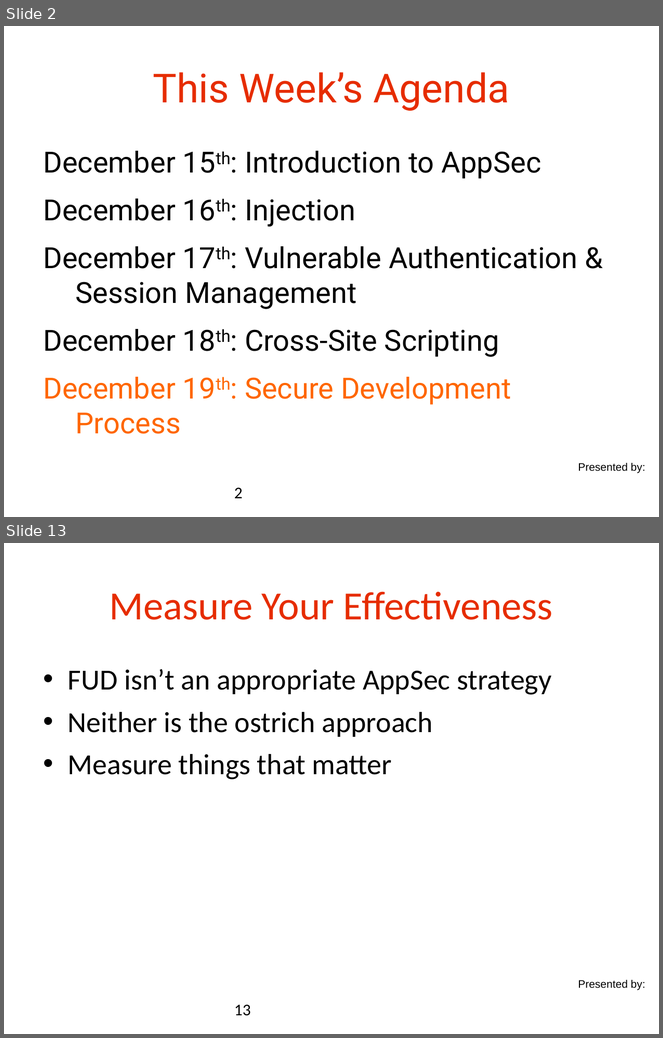
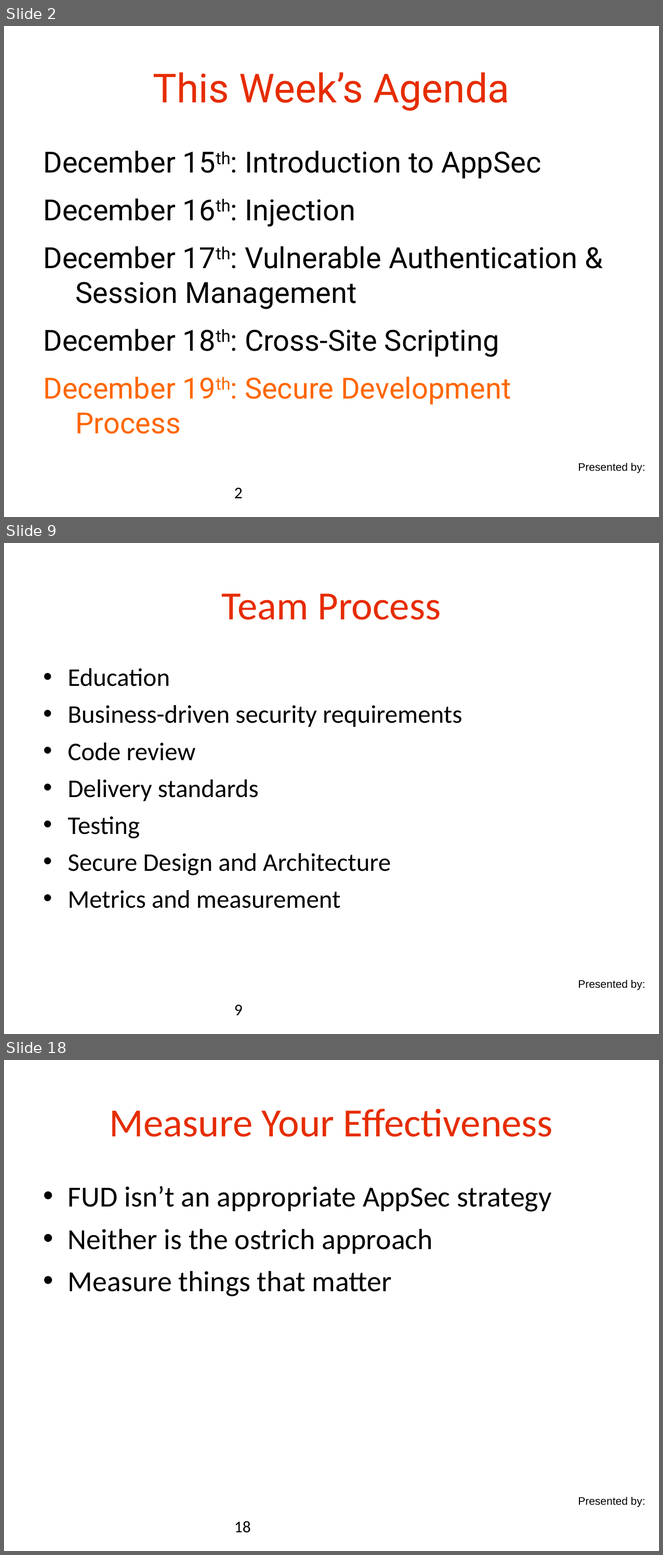
Before and after one commit to danielsomerfield/app-sec-presentation, a slide deck: AppSec Presentation Deck Day 5.ppt. Shown one above the other, each under a label of ours: slides 2 and 13 before the commit, slides 2, 9 and 18 after it; the slides between them are not shown. The pictures are 663x1038 and 663x1555 pixels, drawn with LibreOffice and Linux fonts; fonts in the diff are those of the drawing; background and template pictures are left out. Boxes give left, top, right and bottom in pixels: in the first picture for what was removed or moved away, otherwise in the second. Text is boxed around its words. In the diff, an @@ line names an element or a change of style, - is before the commit and + after.

```diff
--- a/AppSec Presentation Deck Day 5.ppt
+++ b/AppSec Presentation Deck Day 5.ppt
@@ slide 9 added at (x1=4, y1=543, x2=659, y2=1034), background #FFFFFF; not listed: 1 template element that a slide beside it also shows @@
@@ title added at (x1=222, y1=593, x2=441, y2=620), 44 pt, text #E62C00 @@
+Team Process
@@ text added at (x1=68, y1=668, x2=462, y2=909), 28 pt, text #000000 @@
+• Education
+• Business-driven security requirements
+• Code review
+• Delivery standards
+• Testing
+• Secure Design and Architecture
+• Metrics and measurement
@@ page number added at (x1=234, y1=1005, x2=243, y2=1016), 18 pt, text #000000 @@
+9
@@ what was slide 13 is now slide 18 @@
@@ page number at (x1=234, y1=1521, x2=251, y2=1533): text changed @@
-13
+18
```
Also in this commit, not shown: 5 slides changed, 12 other slides added, 8 slides removed, 4 other files.
